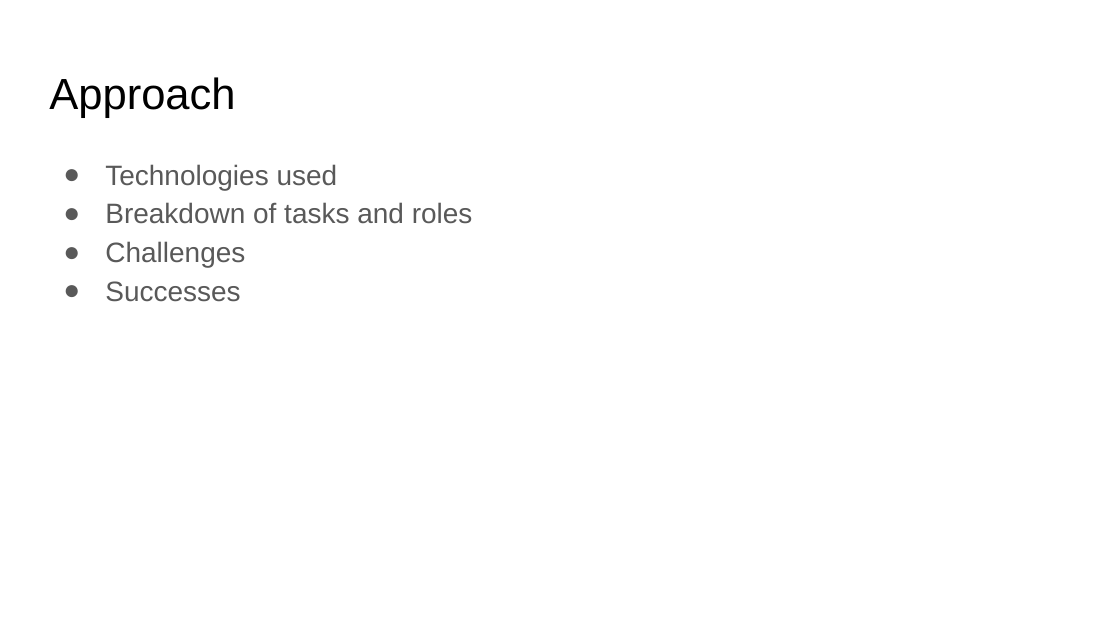
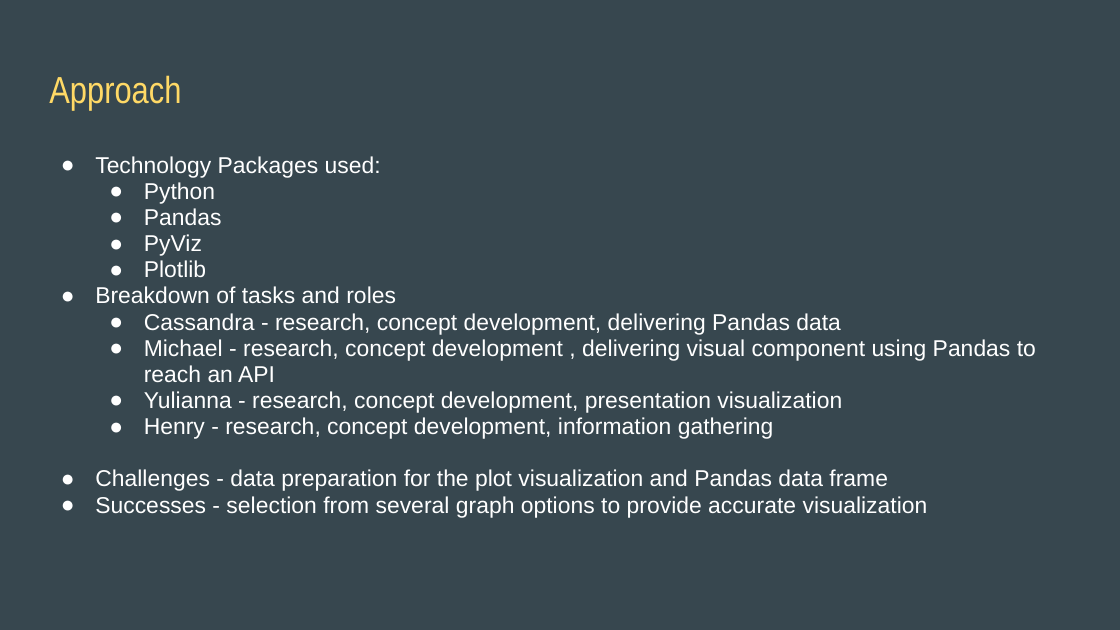
Before and after one commit to zeta1178/FinTech-Project1, a slide deck: slide 5 of FinTech_Project_1_Presentation.pptx. Drawn at 1120x630 pixels with LibreOffice and Linux fonts; fonts in the diff are those of the drawing. Boxes give left, top, right and bottom in pixels: in the first picture for what was removed or moved away, otherwise in the second. Text is boxed around its words. In the diff, an @@ line names an element or a change of style, - is before the commit and + after.

```diff
--- a/FinTech_Project_1_Presentation.pptx
+++ b/FinTech_Project_1_Presentation.pptx
@@ background #FFFFFF to #37474F @@
@@ title "Approach" at <box>49,75,181,111</box>: size 28 to 24.2 pt, font Arial to Arial Narrow, text colour #000000 to #FFD966 @@
@@ text at <box>95,156,381,277</box>: text changed; size 18 to 14.8 pt; text colour #595959 to #FFFFFF @@
-● Technologies used
+● Technology Packages used:
+  ● Python
+  ● Pandas
+  ● PyViz
+  ● Plotlib
@@ text at <box>95,286,396,304</box>: size 18 to 14.8 pt, text colour #595959 to #FFFFFF in "Breakdown of tasks and roles"; indent changed; line spacing 1.15 to 0.95; bullet colour #595959 to #FFFFFF @@
@@ text at <box>95,313,1036,518</box>: text changed; size 18 to 14.8 pt; text colour #595959 to #FFFFFF @@
-● Challenges
-● Successes
+  ● Cassandra - research, concept development, delivering Pandas data
+  ● Michael - research, concept development , delivering visual component using Pandas to reach an API
+  ● Yulianna - research, concept development, presentation visualization
+  ● Henry - research, concept development, information gathering
+● Challenges - data preparation for the plot visualization and Pandas data frame
+● Successes - selection from several graph options to provide accurate visualization
```
Also in this commit, not shown: 5 other slides changed, 4 slides added, 2 slides removed.
